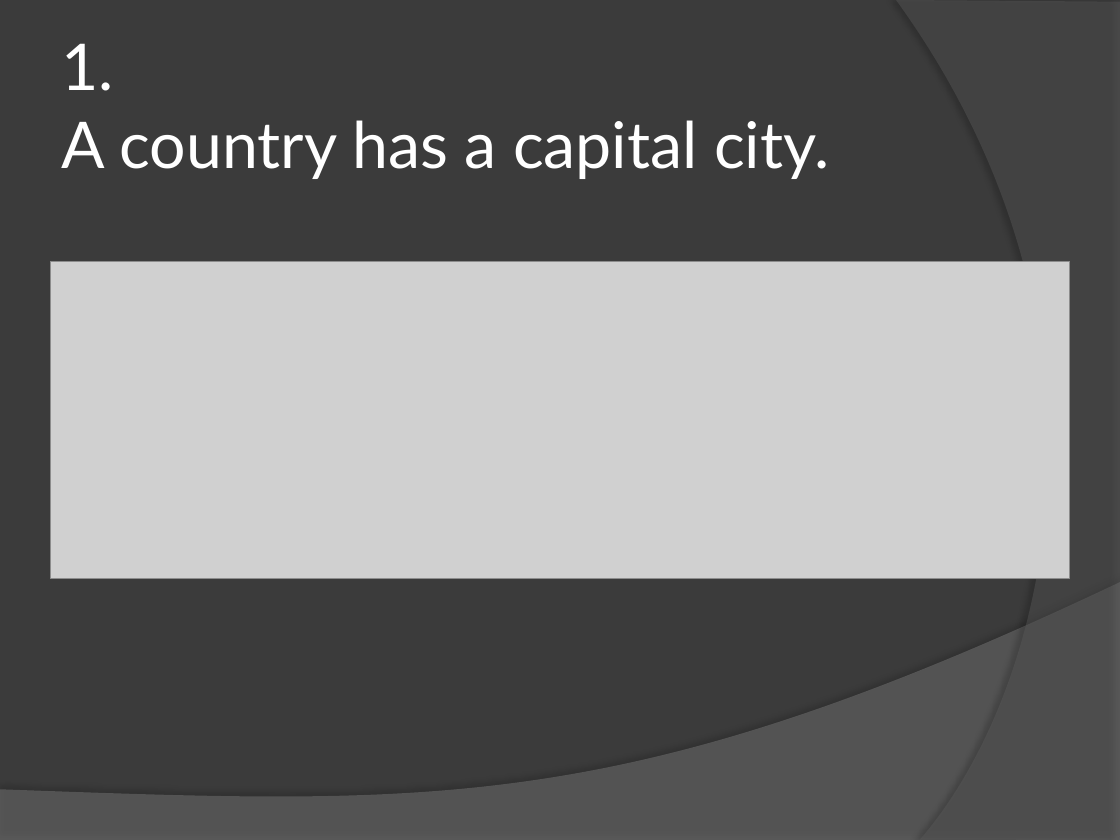
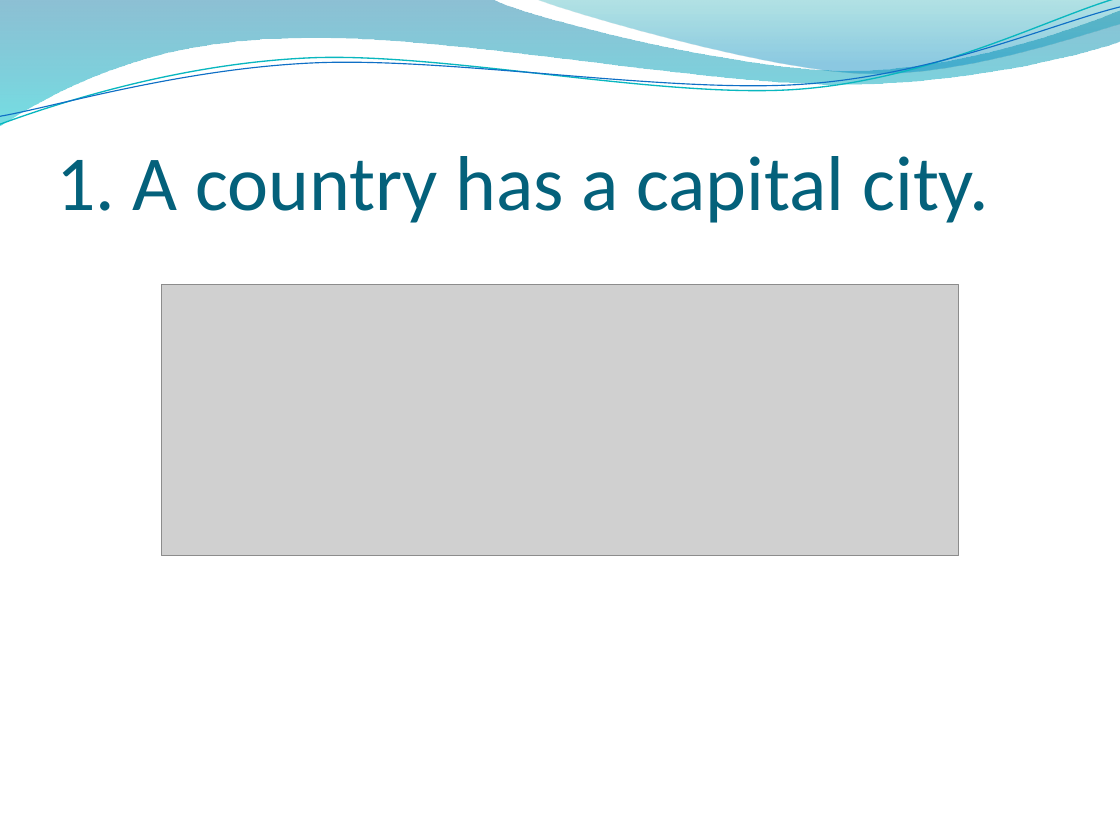
Before and after one commit to 2014-sed-team3/term-project, a slide deck: slide 2 of hw/hw304.pptx. Drawn at 1120x840 pixels with LibreOffice and Linux fonts; fonts in the diff are those of the drawing; grey boxes stand for pictures; background and template pictures are left out. Boxes give left, top, right and bottom in pixels: in the first picture for what was removed or moved away, otherwise in the second. Text is boxed around its words. In the diff, an @@ line names an element or a change of style, - is before the commit and + after.

```diff
--- a/hw/hw304.pptx
+++ b/hw/hw304.pptx
@@ background #3B3B3B to picture (left out) @@
@@ freeform shape added at (x1=0, y1=0, x2=1120, y2=127), fill gradient #0074A1 to #00C6CF @@
@@ freeform shape added at (x1=0, y1=0, x2=1120, y2=131), outline #0AB8BF 0.85 pt @@
@@ freeform shape added at (x1=0, y1=7, x2=1120, y2=125), outline #0F6FC6 0.75 pt @@
@@ freeform shape added at (x1=536, y1=0, x2=1120, y2=77), fill gradient #00A1A9 to #008BBF @@
@@ freeform shape removed at (x1=896, y1=0, x2=1120, y2=840) @@
@@ title "1. A country has a ..." moved from (x1=62, y1=43, x2=829, y2=179) to (x1=56, y1=156, x2=988, y2=223) @@
@@ title "1. A country has a ..." at (x1=56, y1=156, x2=988, y2=223): size 41.4 to 50 pt, font Lato to Calibri, text colour #FFFFFF to #04617B; vertical alignment middle to bottom @@
@@ picture resized from (x1=50, y1=261, x2=1070, y2=578) to (x1=161, y1=284, x2=959, y2=557) @@
@@ freeform shape removed at (x1=0, y1=582, x2=1120, y2=840) @@
```
Also in this commit, not shown: 4 other slides changed, 3 other files.
